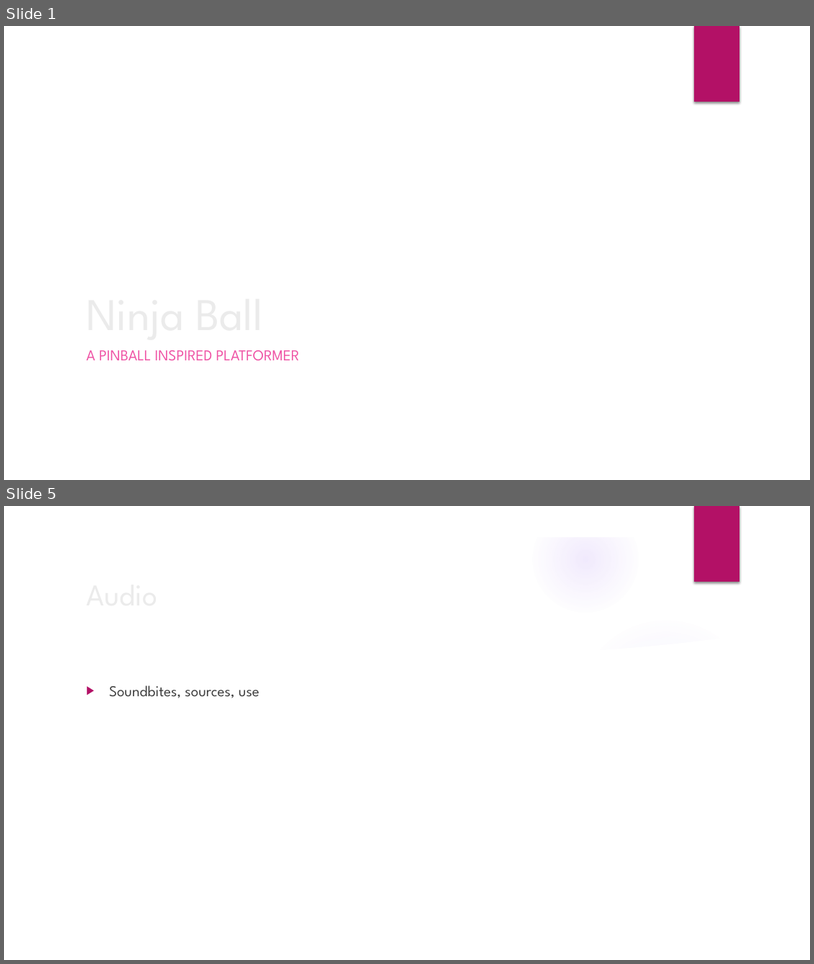
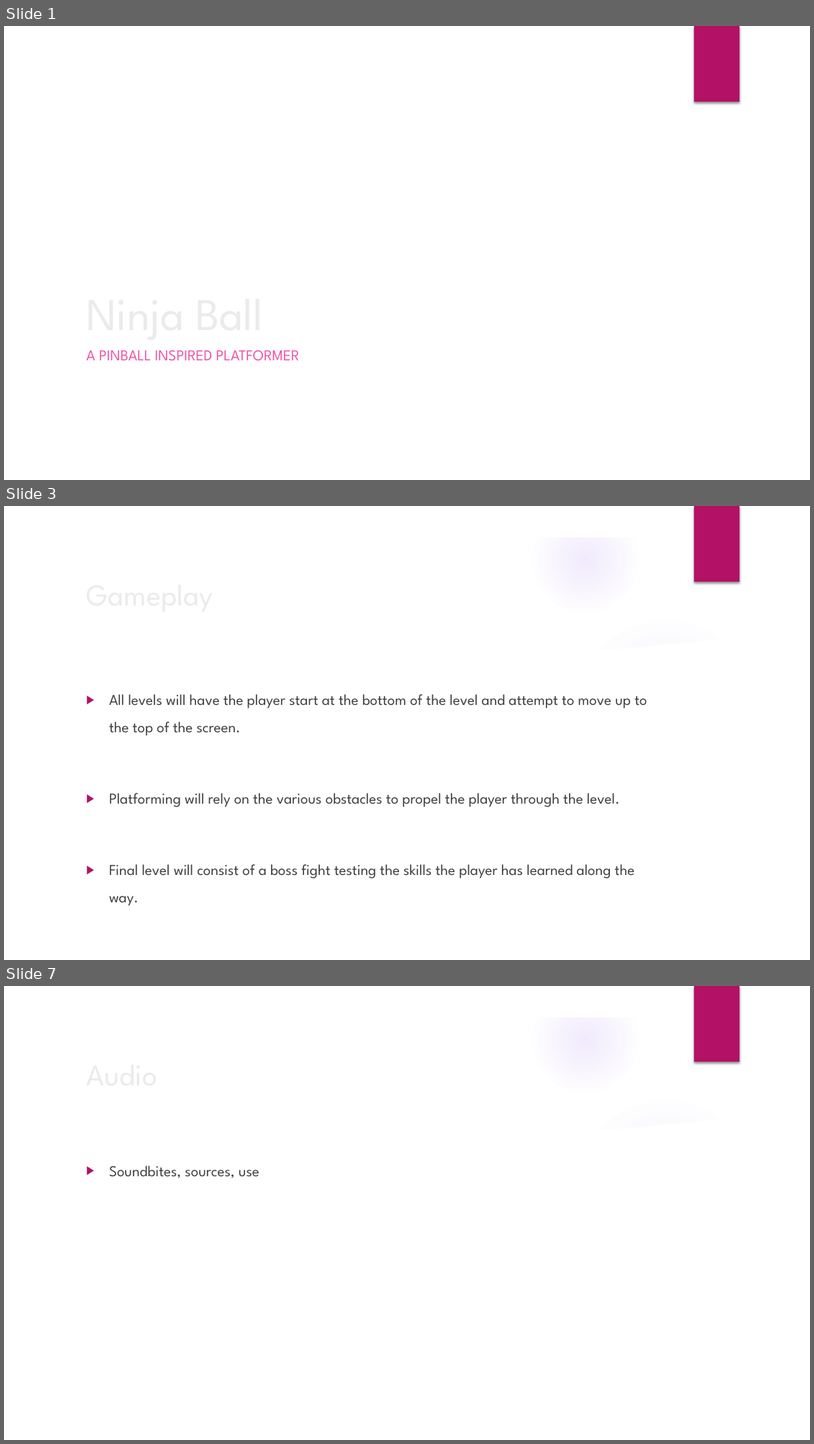
Before and after one commit to dawidK5/NinjaBall, a slide deck: pitchNinja Ball.pptx. Shown one above the other, each under a label of ours: slides 1 and 5 before the commit, slides 1, 3 and 7 after it; the slides between them are not shown. The pictures are 814x964 and 814x1444 pixels, drawn with LibreOffice and Linux fonts; fonts in the diff are those of the drawing; background and template pictures are left out. Boxes give left, top, right and bottom in pixels: in the first picture for what was removed or moved away, otherwise in the second. Text is boxed around its words. In the diff, an @@ line names an element or a change of style, - is before the commit and + after.

```diff
--- a/pitchNinja Ball.pptx
+++ b/pitchNinja Ball.pptx
@@ slide 3 added at <box>4,506,810,960</box>, background picture (left out); not listed: 9 template elements that a slide beside it also shows @@
@@ title added at <box>80,570,660,617</box>, 36 pt, text #EBEBEB @@
+Gameplay
@@ text added at <box>109,694,647,906</box>, 18 pt, text #404040 @@
+▶ All levels will have the player start at the bottom of the level and attempt to move up to the top of the screen.
+▶ Platforming will rely on the various obstacles to propel the player through the level.
+▶ Final level will consist of a boss fight testing the skills the player has learned along the way.
@@ what was slide 5 is now slide 7 @@
```
Also in this commit, not shown: 3 slides changed, 3 other slides added, 1 slide removed.
